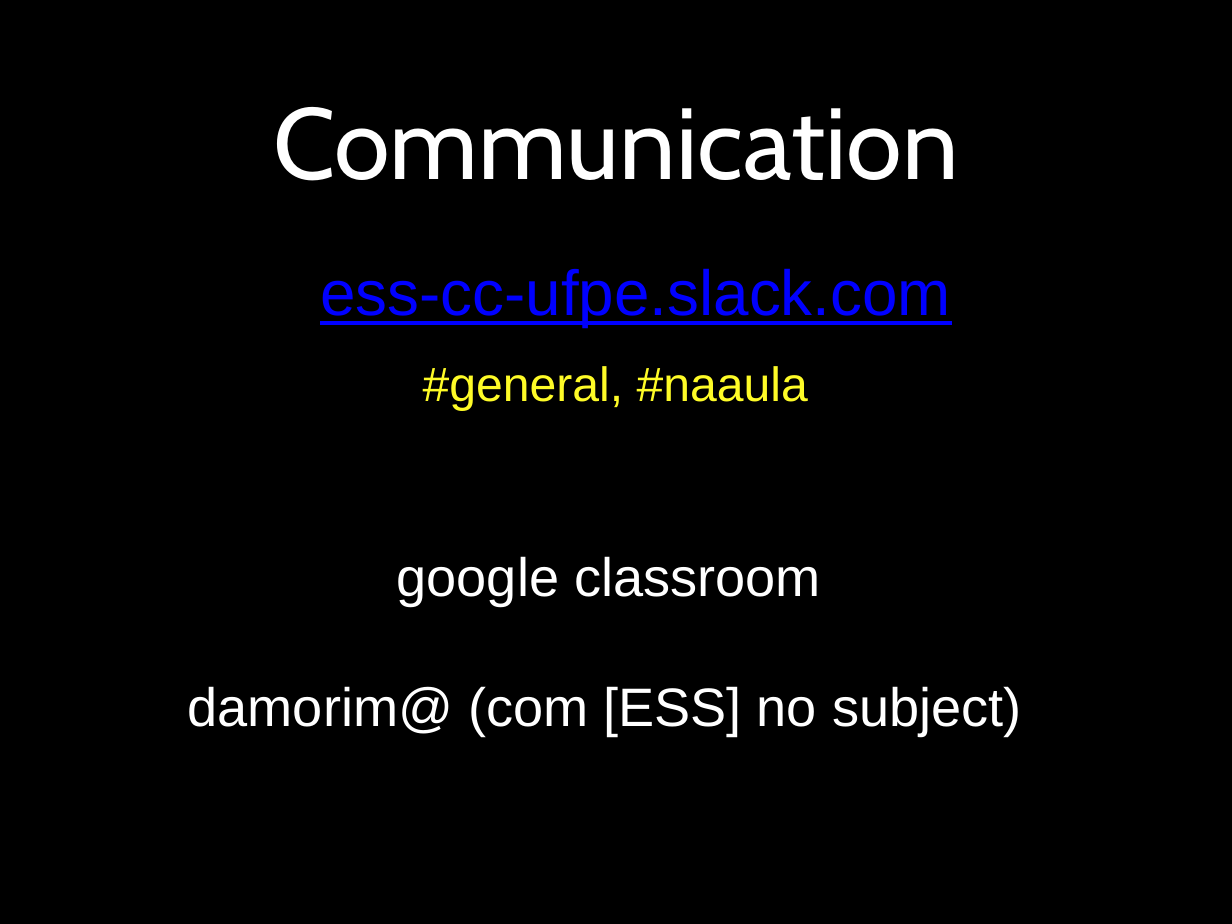
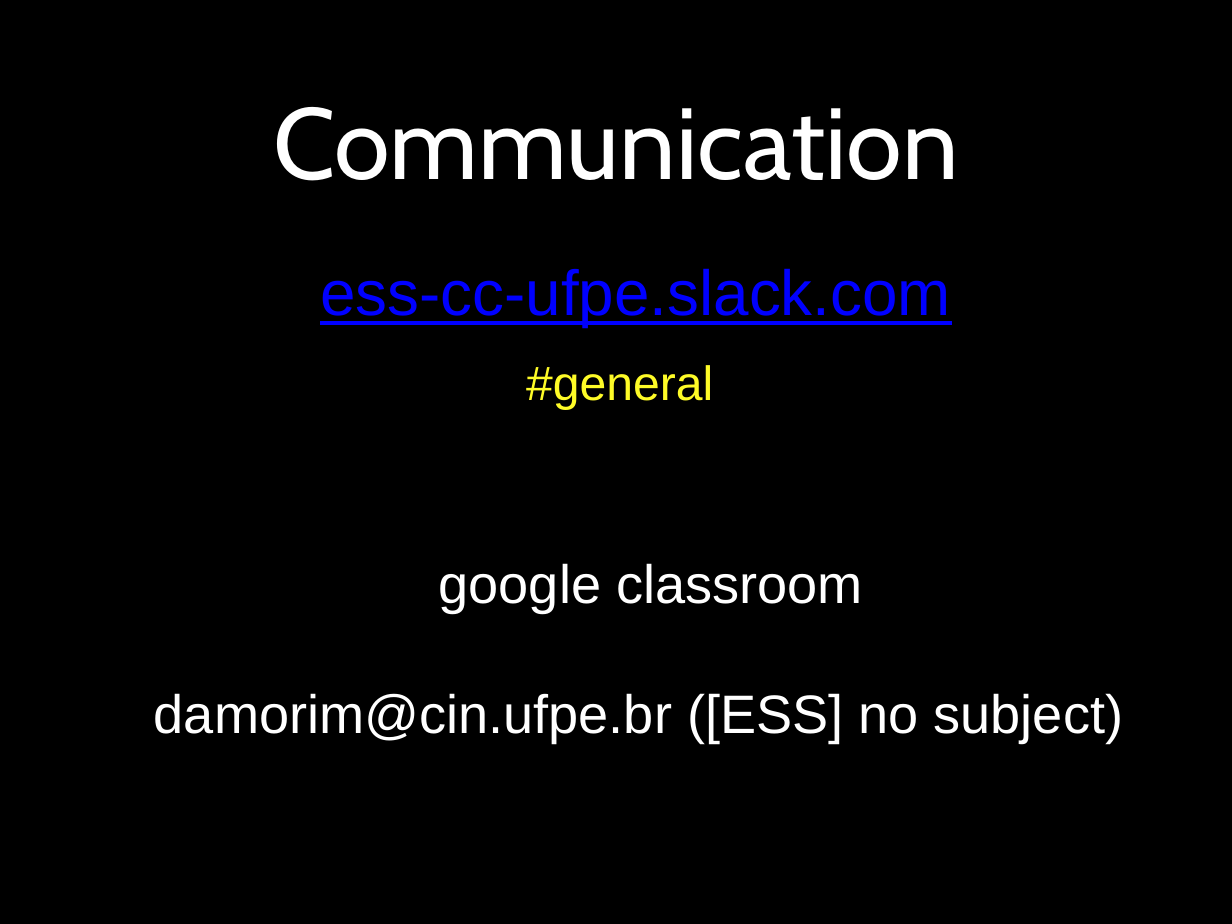
Before and after one commit to pauloborba/software-engineering-courses, a slide deck: slide 19 of Aulas/ApresentacaoEIntroducaoAESSGraduacao/CourseOverview.pptx (slide 20 before the commit). Drawn at 1232x924 pixels with LibreOffice and Linux fonts; fonts in the diff are those of the drawing. Boxes give left, top, right and bottom in pixels: in the first picture for what was removed or moved away, otherwise in the second. Text is boxed around its words. In the diff, an @@ line names an element or a change of style, - is before the commit and + after.

```diff
--- a/Aulas/ApresentacaoEIntroducaoAESSGraduacao/CourseOverview.pptx
+++ b/Aulas/ApresentacaoEIntroducaoAESSGraduacao/CourseOverview.pptx
@@ text at (526, 365, 713, 410): text changed @@
-#general, #naaula
+#general
@@ text "google classroom": place and size @@
-text "google classroom" at (188, 556, 1022, 735)
+text "google classroom" at (154, 563, 1124, 742)
@@ text at (154, 693, 1124, 742): text changed @@
-damorim@ (com [ESS] no subject)
+damorim@cin.ufpe.br ([ESS] no subject)
```
Also in this commit, not shown: 5 other slides changed, 1 slide removed, 1 other file.
